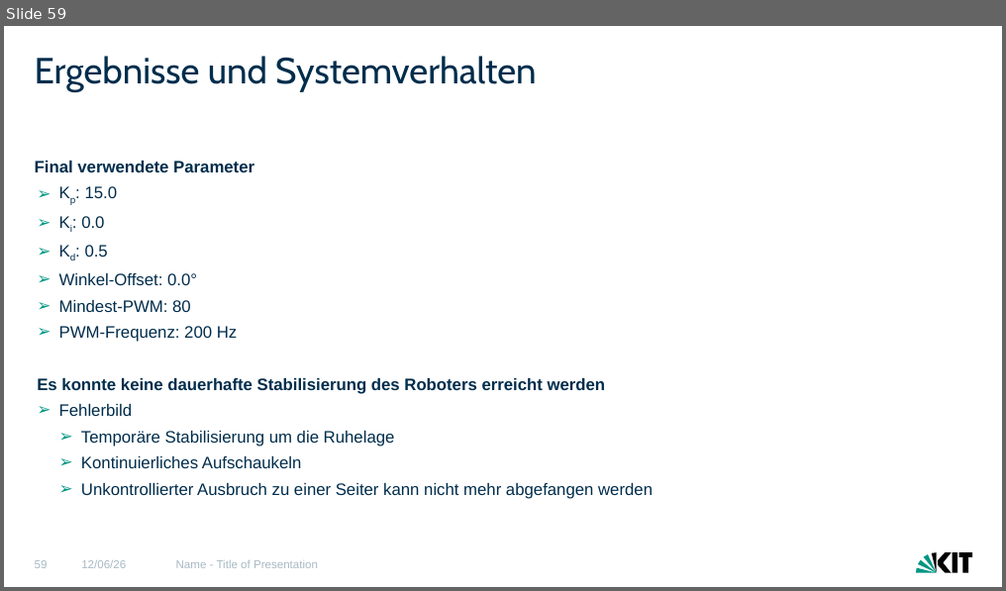
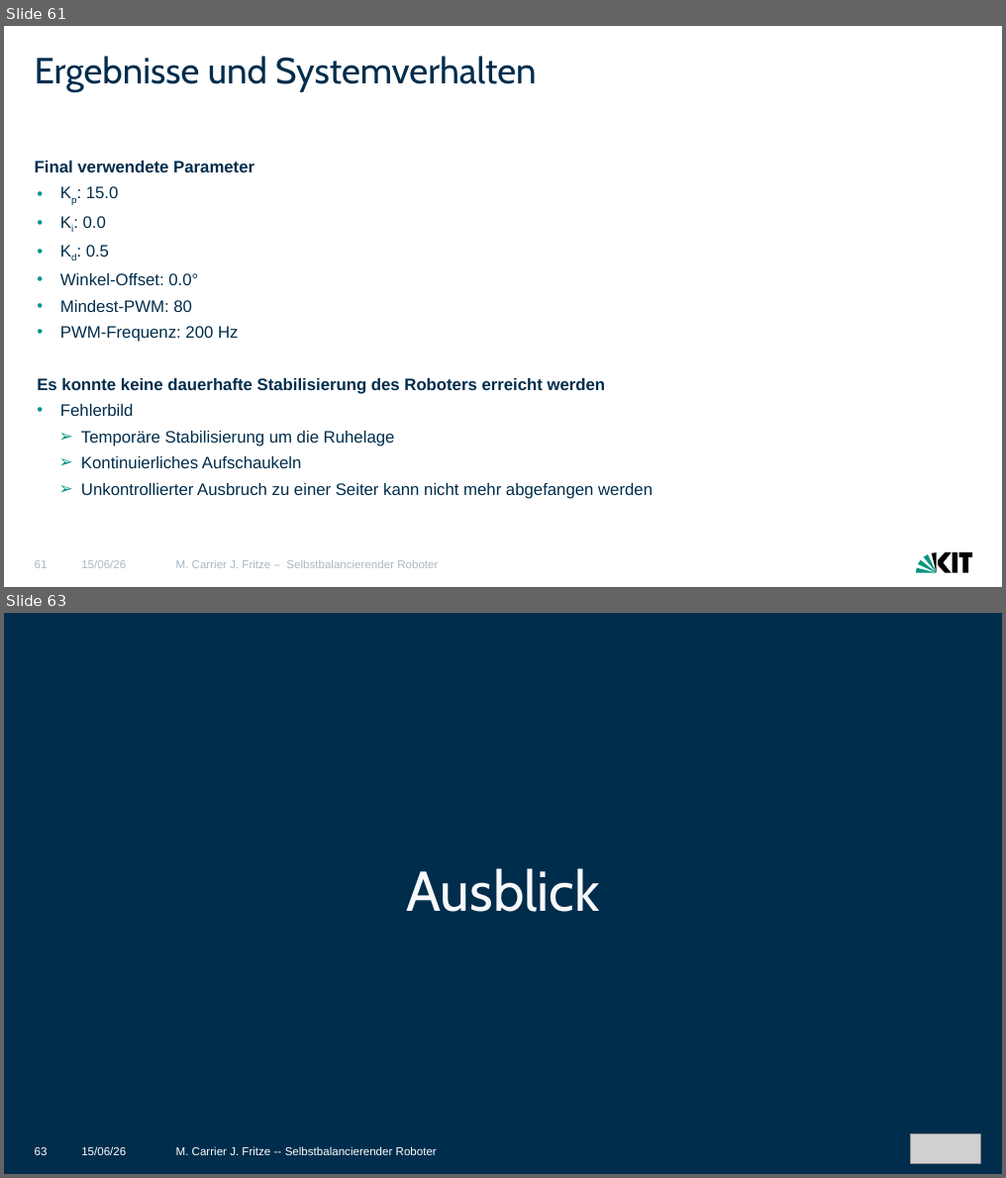
Before and after one commit to MCITBA/Lok_Prak_Rob, a slide deck: Finale_Präsentation_erw.pptx. Shown one above the other, each under a label of ours: slide 59 before the commit, slides 61 and 63 after it; the slides between them are not shown. The pictures are 1006x591 and 1006x1178 pixels, drawn with LibreOffice and Linux fonts; fonts in the diff are those of the drawing; grey boxes stand for pictures. Boxes give left, top, right and bottom in pixels: in the first picture for what was removed or moved away, otherwise in the second. Text is boxed around its words. In the diff, an @@ line names an element or a change of style, - is before the commit and + after.

```diff
--- a/Finale_Präsentation_erw.pptx
+++ b/Finale_Präsentation_erw.pptx
@@ slide 63 added at [4,613,1002,1174], background #002D4C @@
@@ text added at [407,868,600,912], 54 pt, text #F8F9FA @@
+Ausblick
@@ picture added at [911,1135,981,1164] @@
@@ page number added at [35,1148,48,1156], 11 pt, text #FFFFFF @@
+63
@@ text added at [81,1148,126,1156], 11 pt, text #FFFFFF @@
+15/06/26
@@ text added at [176,1148,437,1156], 11 pt, text #FFFFFF @@
+M. Carrier J. Fritze -- Selbstbalancierender Roboter
@@ what was slide 59 is now slide 61 @@
@@ slide 61 changed as well @@
@@ text at [60,186,238,416]: bullet ➢ to • @@
@@ page number at [35,561,48,569]: text changed @@
-59
+61
@@ text at [176,561,438,569]: text changed @@
-Name - Title of Presentation
+M. Carrier J. Fritze – Selbstbalancierender Roboter
```
Also in this commit, not shown: 51 other slides changed, 3 other slides added, 2 slides removed.
